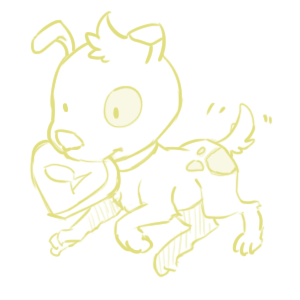
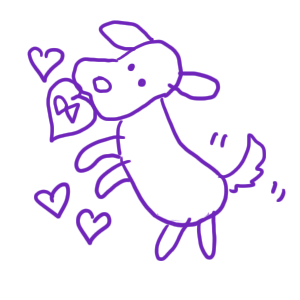
The second w=300, h=300 image is a revision of the first. Changes to its layers:
added layer "Layer 9" above "Layer 9 copy" over [27,10,286,278]
added layer "Layer 9 copy" above "Group 1" over [27,20,286,262]
hid group "1" (3 layers) over [27,10,286,278]
